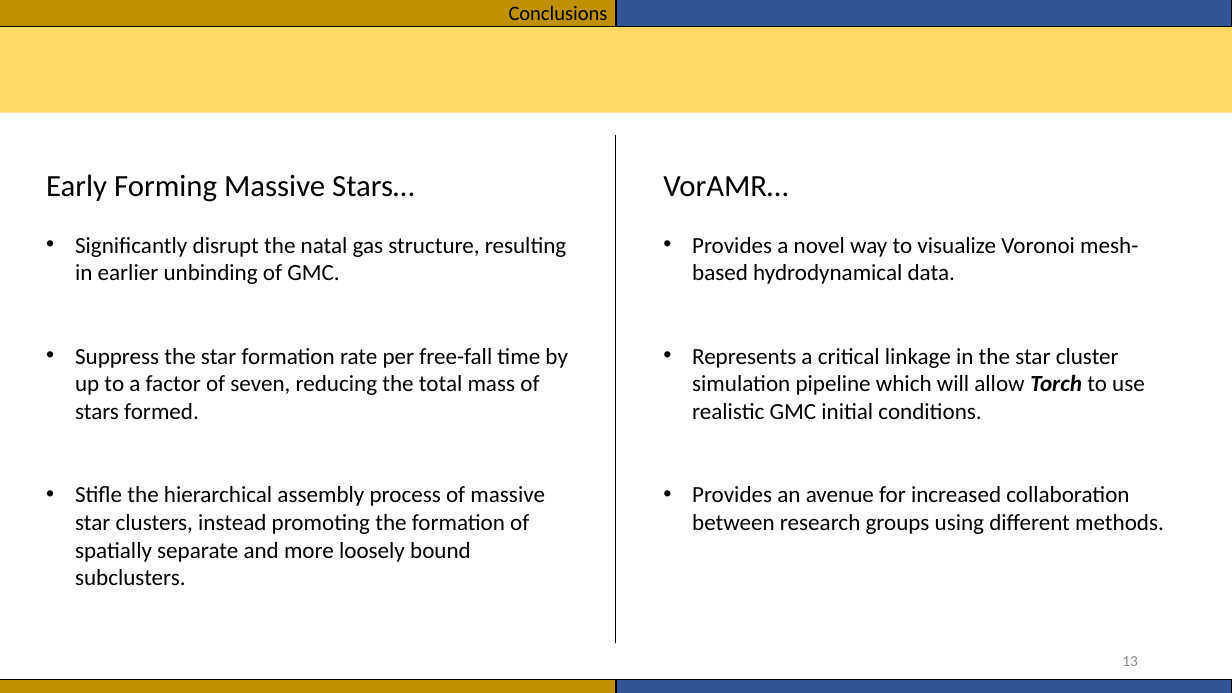
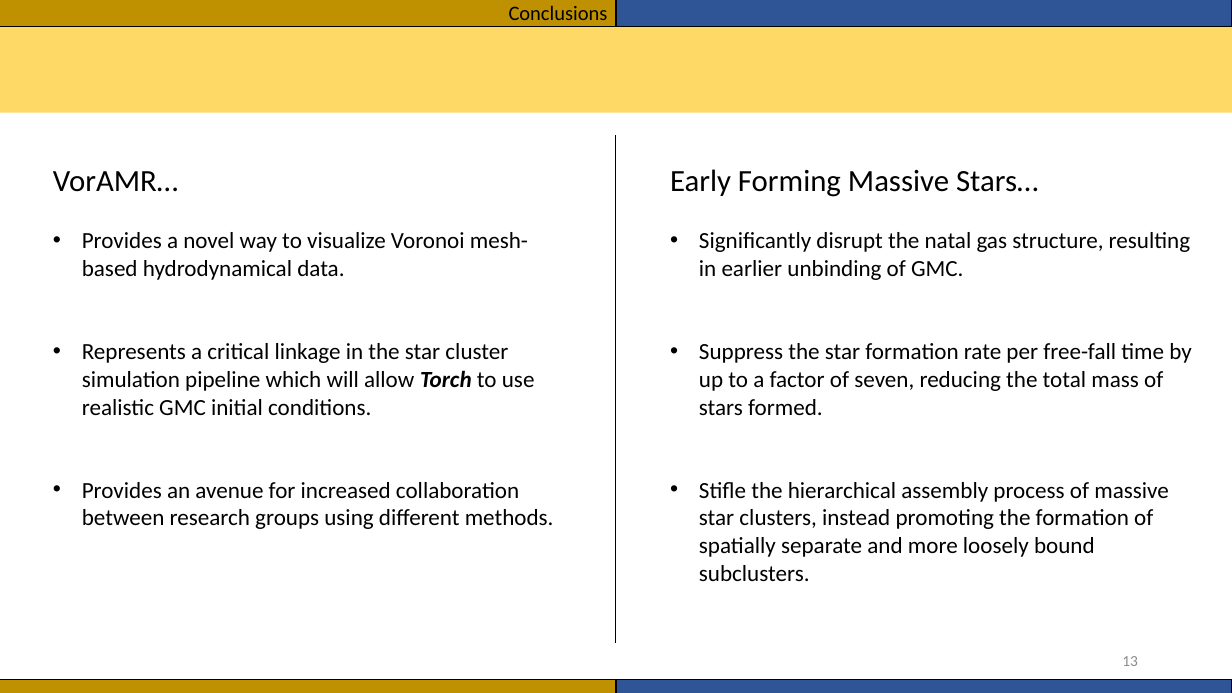
Before and after one commit to seanlabean/presentations, a slide deck: slide 13 of 2022Clusters/Presentation1.pptx. Drawn at 1232x693 pixels with LibreOffice and Linux fonts; fonts in the diff are those of the drawing. Boxes give left, top, right and bottom in pixels: in the first picture for what was removed or moved away, otherwise in the second. Text is boxed around its words. In the diff, an @@ line names an element or a change of style, - is before the commit and + after.

```diff
--- a/2022Clusters/Presentation1.pptx
+++ b/2022Clusters/Presentation1.pptx
@@ text "VorAMR…": place and size @@
-text "VorAMR…" at <box>663,176,1164,534</box>
+text "VorAMR…" at <box>53,171,554,529</box>
@@ text "Early Forming Massive Stars…": place and size @@
-text "Early Forming Massive Stars…" at <box>46,174,567,585</box>
+text "Early Forming Massive Stars…" at <box>670,169,1191,581</box>
```
Also in this commit, not shown: 9 other slides changed.
